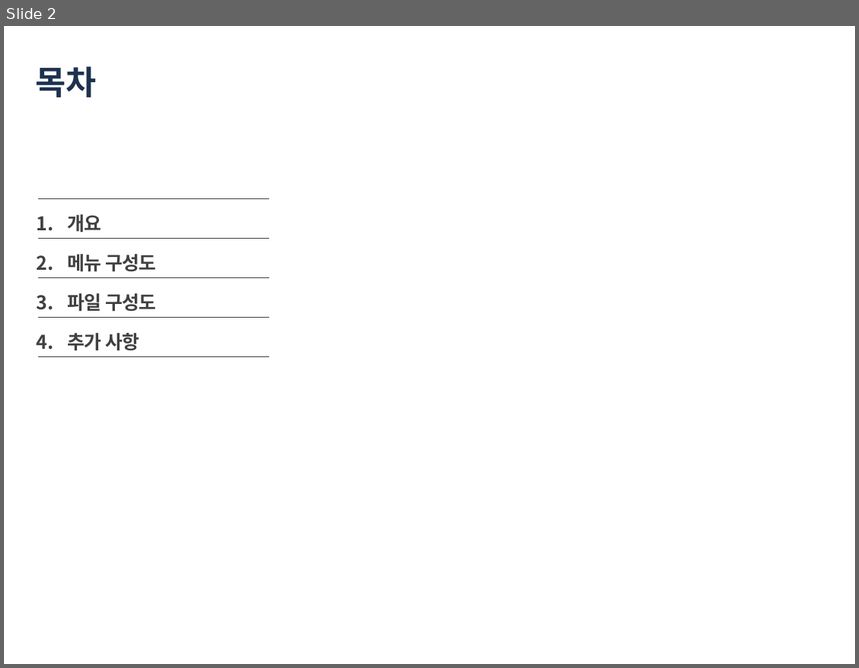
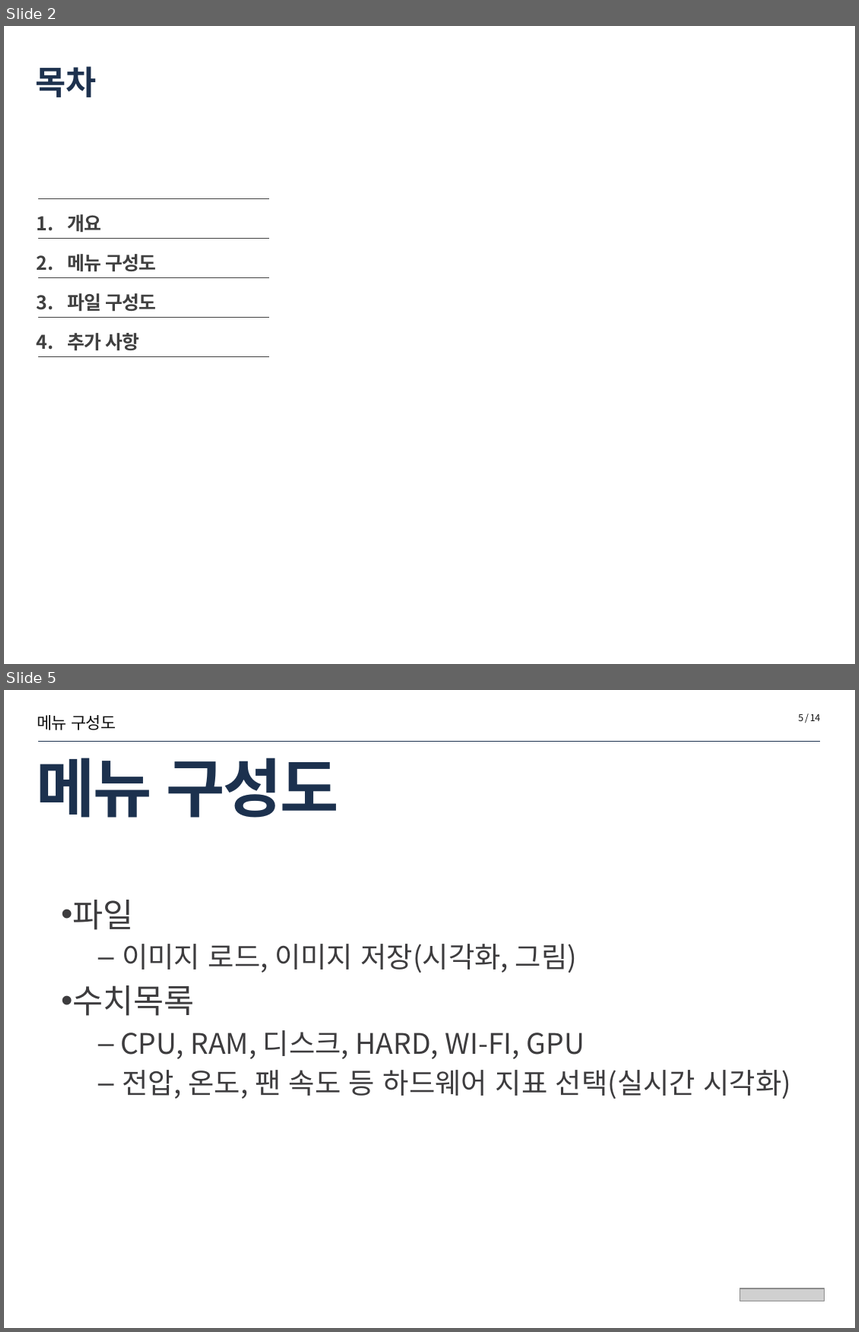
Before and after one commit to gtpgg1013/AI_docs, a slide deck: part3-python/Bigdata/your Computer's feeling.pptx. Shown one above the other, each under a label of ours: slide 2 before the commit, slides 2 and 5 after it; the slides between them are not shown. The pictures are 859x668 and 859x1332 pixels, drawn with LibreOffice and Linux fonts; fonts in the diff are those of the drawing; grey boxes stand for pictures. Boxes give left, top, right and bottom in pixels: in the first picture for what was removed or moved away, otherwise in the second. Text is boxed around its words. In the diff, an @@ line names an element or a change of style, - is before the commit and + after.

```diff
--- a/part3-python/Bigdata/your Computer's feeling.pptx
+++ b/part3-python/Bigdata/your Computer's feeling.pptx
@@ slide 5 added at (4, 690, 855, 1328), background #FFFFFF @@
@@ text added at (37, 715, 116, 730), 14 pt, text #0D0D0D @@
+메뉴 구성도
@@ page number added at (798, 714, 820, 721), 8 pt, text #0D0D0D @@
+5 / 14
@@ title added at (37, 758, 339, 818), 54 pt, text #1C314E, bold @@
+메뉴 구성도
@@ line added from (38, 741) to (820, 741), #1C314E 0.25 pt @@
@@ text added at (72, 900, 792, 1099), 24 pt, text #3D3C3E @@
+• 파일
+  – 이미지 로드, 이미지 저장(시각화, 그림)
+• 수치목록
+  – CPU, RAM, 디스크, HARD, WI-FI, GPU
+  – 전압, 온도, 팬 속도 등 하드웨어 지표 선택(실시간 시각화)
@@ picture added at (740, 1289, 824, 1302) @@
```
Also in this commit, not shown: 2 slides changed, 4 other slides added, 8 slides removed, 1 other file.
